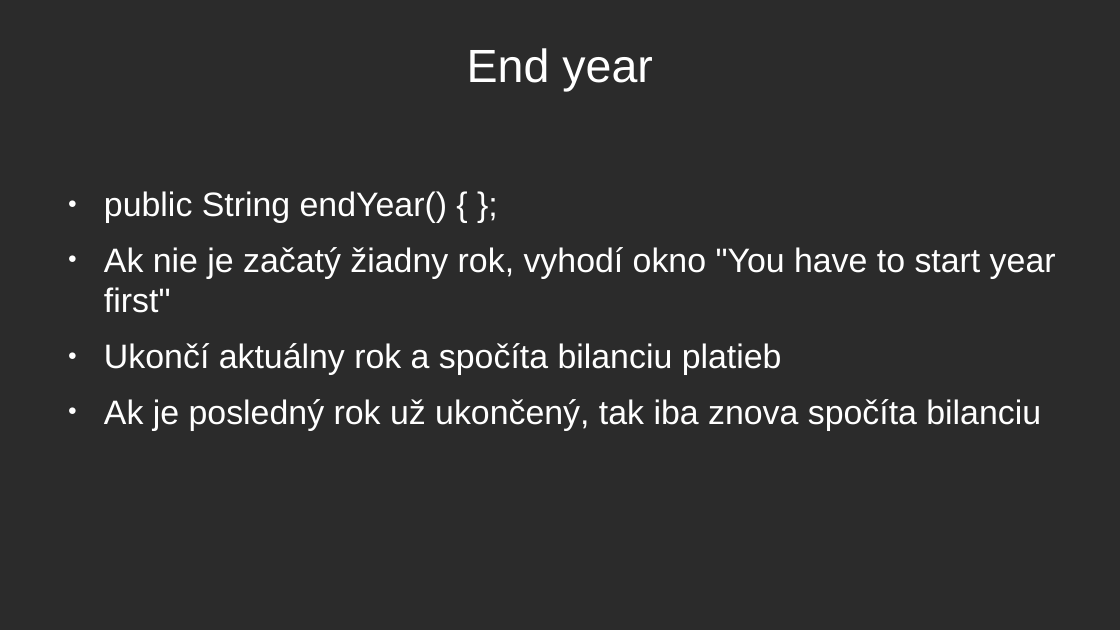
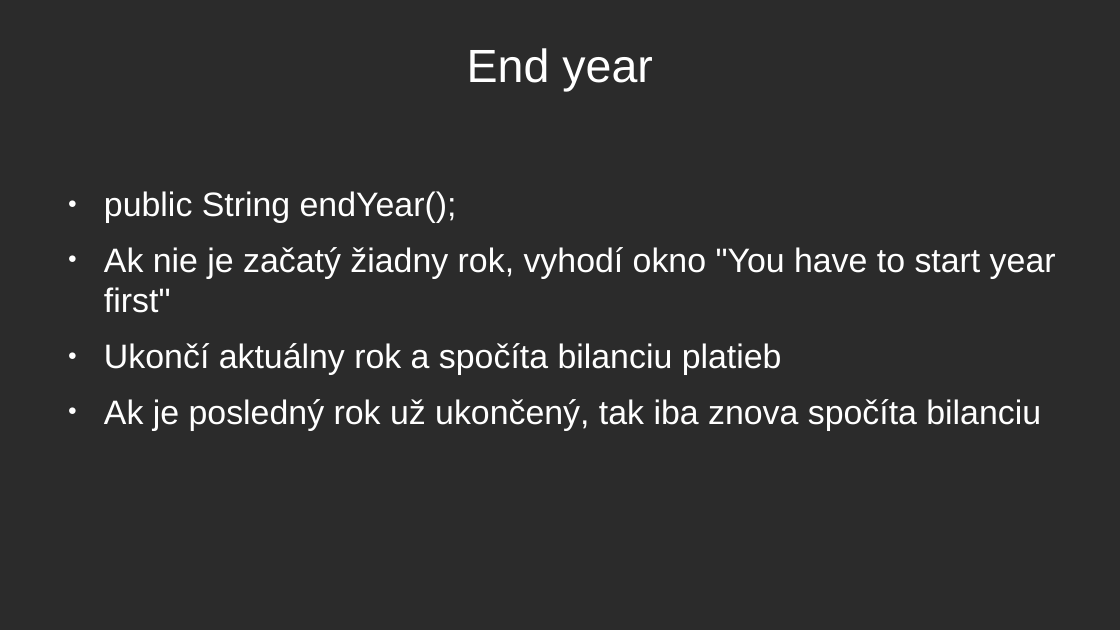
Before and after one commit to XuuRee/apk-AccountG, a slide deck: slide 6 of Evidence_prijmu_a_vydaju/Obhajoba_prezentace.odp. Drawn at 1120x630 pixels with LibreOffice and Linux fonts; fonts in the diff are those of the drawing; background and template pictures are left out; a plain dark background stands for a picture behind light text. Boxes give left, top, right and bottom in pixels: in the first picture for what was removed or moved away, otherwise in the second. Text is boxed around its words. In the diff, an @@ line names an element or a change of style, - is before the commit and + after.

```diff
--- a/Evidence_prijmu_a_vydaju/Obhajoba_prezentace.odp
+++ b/Evidence_prijmu_a_vydaju/Obhajoba_prezentace.odp
@@ text at (104,191,457,223): text changed @@
-● public String endYear() { };
+● public String endYear();
```
Also in this commit, not shown: 3 other slides changed, 1 slide added, 2 other files.
